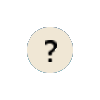
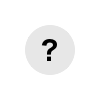
Before/after of a (100, 100) layered artwork. What changed in the layer stack:
added layer "Pasted Layer" above "Background" over [41, 39, 57, 61]
painted on "Background" over [25, 25, 75, 75]
